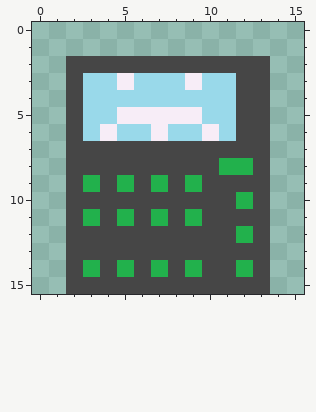
Pixel-art sprite -- poleys/calculatorPoley.png. The picture above is the old version.
Rulers count pixels.
New version:
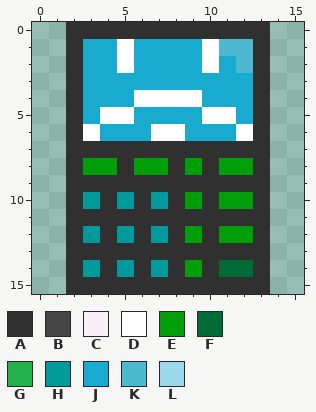
Palette (. is transparent): A #303030  B #464646  C #f7edf7  D #ffffff  E #009e08  F #016b38  G #22b14c  H #00999c  J #19abcf  K #4db9d1  L #99d9ea
Change:
file 512x512 -> 16x16 pixels (blocks of 32x32 -> 1x1; one block is one cell here)
Changed rows in their new state; - is an unchanged pixel.
first column x 2:
 0 AAAAAAAAAAAA
 1 AJJDJJJJDKKA
 2 AJJDJJJJDJKA
 3 AJJJJJJJJJJA
 4 AJJJDDDDJJJA
 5 AJDDJJJJDDJA
 6 ADJJJDDJJJDA
 7 AAAAAAAAAAAA
 8 AEEAEEAEAEEA
 9 AAAAAAAAAAAA
10 AHAHAHAEAEEA
11 AAAAAAAAAAAA
12 AHAHAHAEAEEA
13 AAAAAAAAAAAA
14 AHAHAHAEAFFA
15 AAAAAAAAAAAA
Boxes around the changes in both pictures, in picture pixels (x1, y1, x2, y2):
changed: (66, 22, 270, 294)
